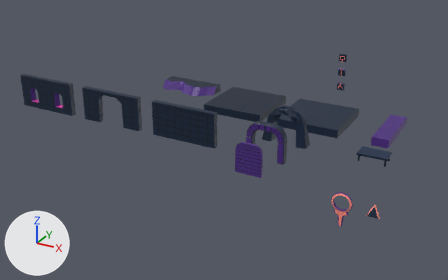
What one commit did to the Blender file blender/assets.blend.
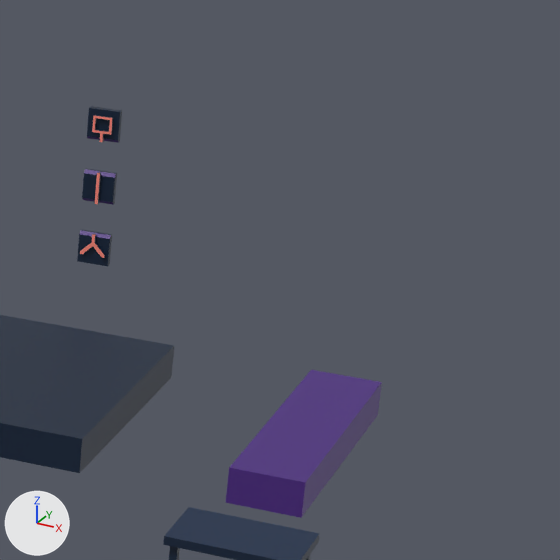
Each version appears first whole from a camera (50 mm lens) standing at (24.5, -68.6, 27.9) and looking at (-9.4, -6.9, -2.9), and next in a close-up on the part from 71% to 100% of the width and 10% to 57% of the height. The lights are fixed; the arrows at lower left show +X, +Y and +Z.

The first close-up shows 'connector', 'end', 'platform', 'start', 'straight', 'table'.
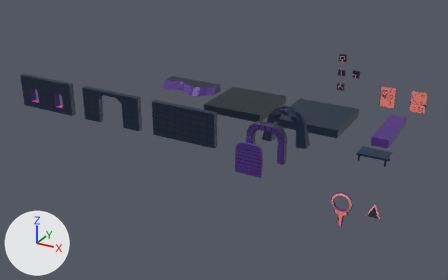
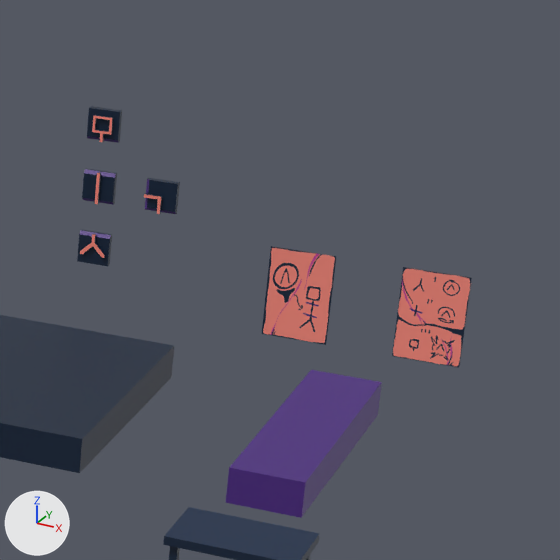
Changed parts and their boxes [x1, y1, x2, y2] in the close-ups (560 x 560 px):
'poster_2', added (pink): after [392, 267, 472, 368]
'poster_1', added (pink): after [262, 246, 336, 345]
'puzzle_bend', added (blue): after [144, 178, 180, 214]

Edits to the bpy script that builds the scene:
```text
Add img_colors_png_013:
    img_colors_png_013 = load_image('colors.png.013', '../models/textures/colors.png', 512, 512, 'sRGB')
Add mat_material_001:
    mat_material_001 = principled_material('Material.001')
    mat_material_001.texture = img_colors_png
Add mat_material:
    mat_material = principled_material('Material')
    mat_material.texture = img_colors_png
Add mat_shared_material_013:
    mat_shared_material_013 = principled_material('shared_material.013')
    mat_shared_material_013.texture = img_colors_png_013
Add me_plane_001:
    me_plane_001.from_pydata(...)  # 4 vertices, 1 face; spans x -1.0..1.0, y 0.0, z -1.42..1.42
    me_plane_001.materials.append(mat_material_001)  # picture img_colors_png
Add me_plane:
    me_plane.from_pydata(...)  # 4 vertices, 1 face; spans x -1.0..1.0, y 0.0, z -1.42..1.42
    me_plane.materials.append(mat_material)  # picture img_colors_png
Add me_cube_020:
    me_cube_020.from_pydata(...)  # 29 vertices, 23 faces; spans x -1.0..0.0, y 0.7..1.0, z 0.0..1.0
    me_cube_020.materials.append(mat_shared_material_013)  # picture img_colors_png_013
Add ob_poster_2:
    ob_poster_2 = bpy.data.objects.new('poster_2', me_plane_001)
    ob_poster_2.location = (10.0, 10.0, 0.0)
Add ob_poster_1:
    ob_poster_1 = bpy.data.objects.new('poster_1', me_plane)
    ob_poster_1.location = (6.0, 10.0, 0.0)
Add ob_puzzle_bend:
    ob_puzzle_bend = bpy.data.objects.new('puzzle_bend', me_cube_020)
    ob_puzzle_bend.location = (2.0, 9.0, 2.0)
```
